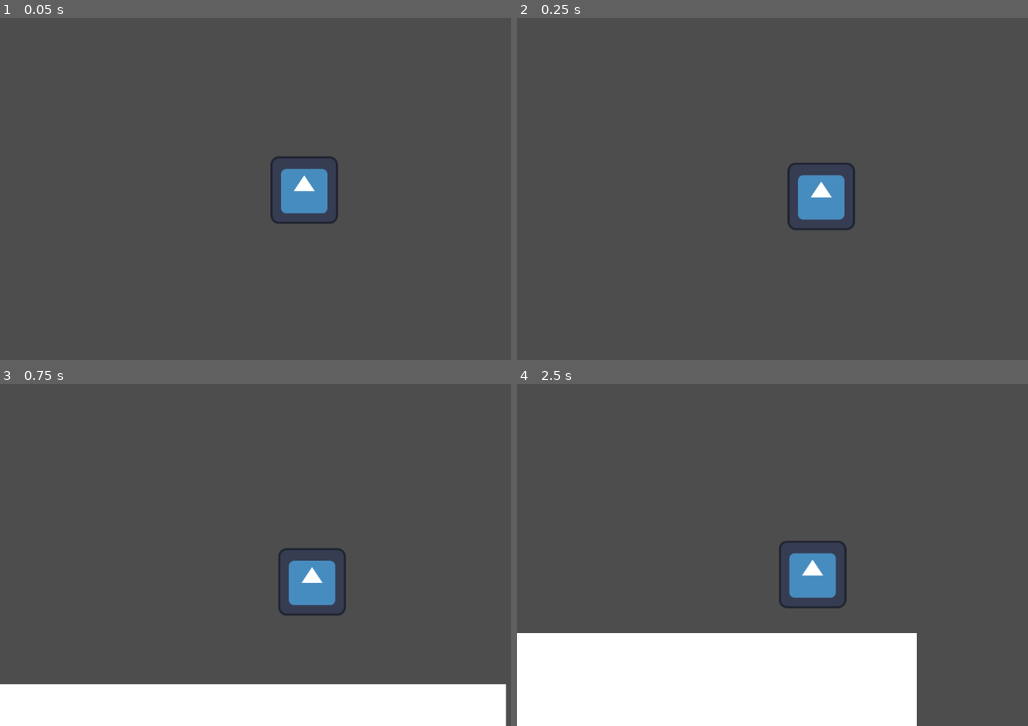
Above: before the commit, frames 1-4 (two rows, left to right).
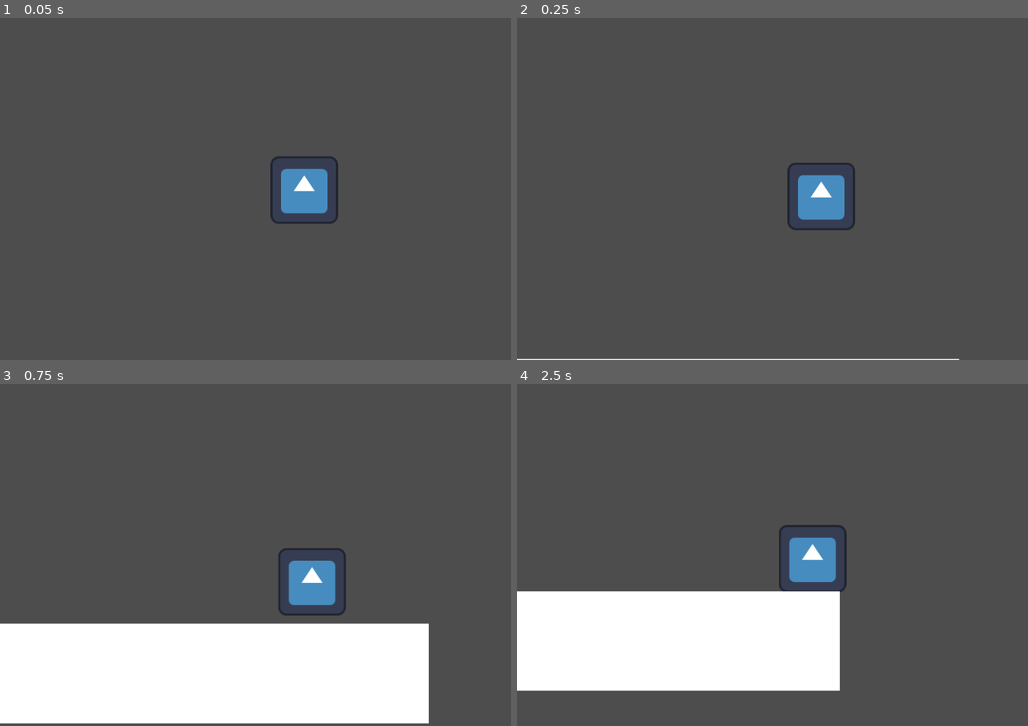
Above: after the commit, the same moments.

Repository: Geofoods/hungry-shark-evolution
Game: Godot game, scene res://scenes/level.tscn
Same seed, same stepped clock (60 frames per second), same inputs: the game is played once before the commit and once after it. The engine's default icon, where the game draws it, is replaced by a stand-in: a white triangle on a blue panel in a dark square.
Inputs:
- Up to frame 1 (0.05 s): no input
- Up to frame 2 (0.25 s): no input
- Up to frame 3 (0.75 s): hold D (move_right) from 0.53 s (still down)
- Up to frame 4 (2.5 s): tap W (jump) at 0.77, 1.52 s; release D (move_right) at 2.03 s; hold A (move_left) from 2.03 s (still down)

Frame 1 is identical in both runs. In frame 2, 0.4% of the frame differs, in the area x 0-87%, y 99-100%; in frame 3, 18%; in frame 4, 20%, in the area x 0-79%, y 41-100%.

Commit message:
user interface

Diff:
--- a/scenes/level.tscn
+++ b/scenes/level.tscn
@@ -9,7 +9,7 @@
 [node name="level" type="Node2D" unique_id=1405336156]
 
 [node name="miner" parent="." unique_id=297162121 instance=ExtResource("1_2q6dc")]
-position = Vector2(-147, -3053)
+position = Vector2(-1, -2938)
 
 [node name="Camera2D" type="Camera2D" parent="miner" unique_id=2038858518]
 position_smoothing_enabled = true
@@ -80,3 +80,9 @@
 
 [node name="shark" parent="." unique_id=2102375293 instance=ExtResource("2_w7c3h")]
 position = Vector2(-1175, 96)
+
+[node name="User Interface" type="Control" parent="." unique_id=1910590488]
+layout_mode = 3
+anchors_preset = 0
+offset_right = 40.0
+offset_bottom = 40.0
--- /dev/null
+++ b/scenes/user_interface.gd
@@ -0,0 +1 @@
+var oxygen = 100
Not shown, added: scenes/user_interface.gd.uid
